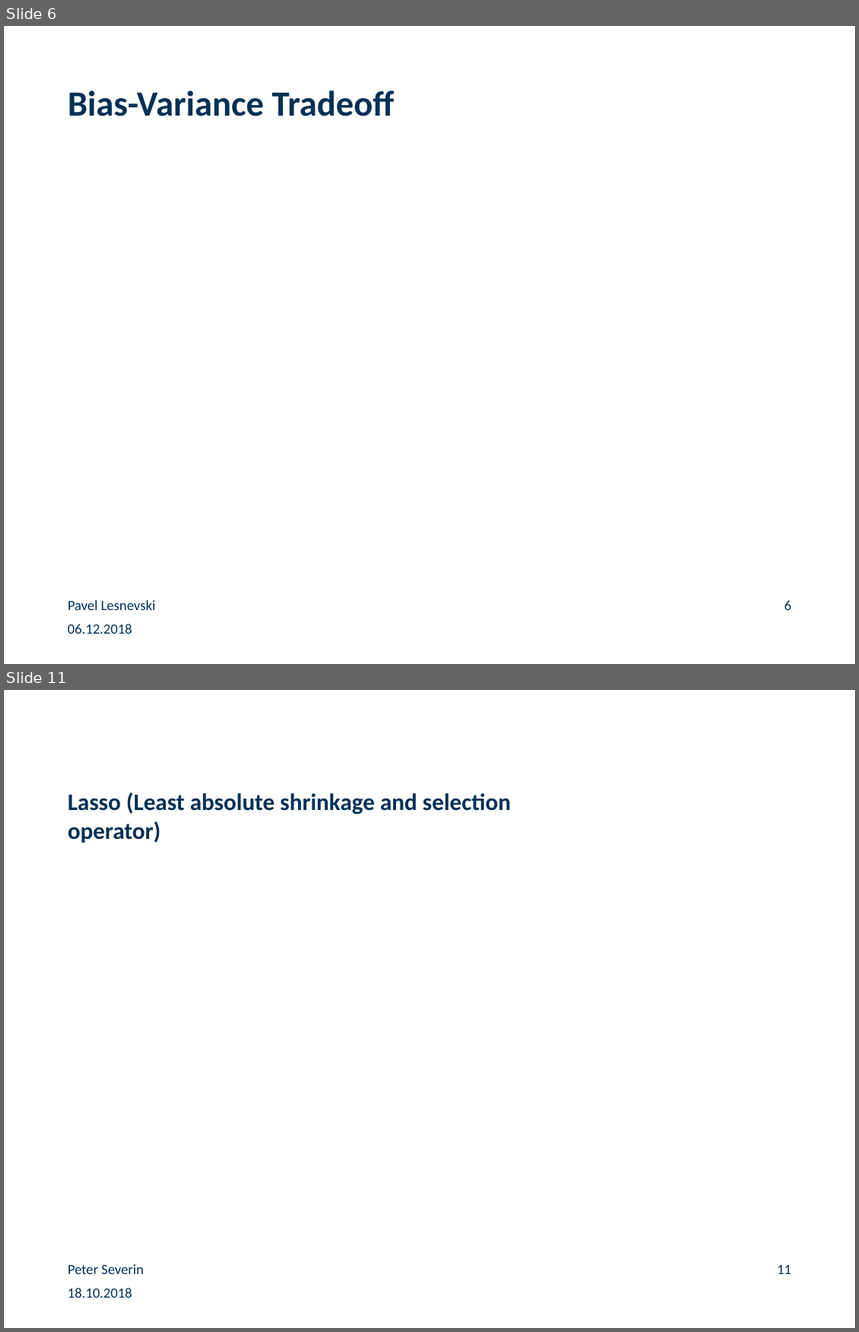
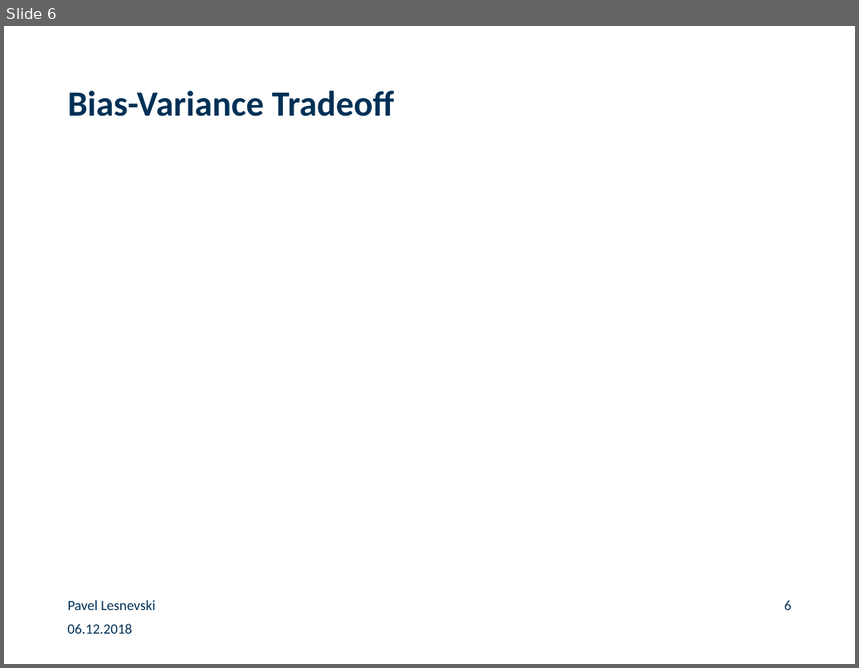
Before and after one commit to paveles/Machine_Learning_and_Equity_Index_Returns, a slide deck: _presentation/MachineLearning_StockMarketReturns.pptx. Shown one above the other, each under a label of ours: slides 6 and 11 before the commit, slide 6 after it; the slides between them are not shown. The pictures are 859x1332 and 859x668 pixels, drawn with LibreOffice and Linux fonts; fonts in the diff are those of the drawing; grey boxes stand for pictures; background and template pictures are left out. Boxes give left, top, right and bottom in pixels: in the first picture for what was removed or moved away, otherwise in the second. Text is boxed around its words. In the diff, an @@ line names an element or a change of style, - is before the commit and + after.

```diff
--- a/_presentation/MachineLearning_StockMarketReturns.pptx
+++ b/_presentation/MachineLearning_StockMarketReturns.pptx
@@ slide 11 removed at (x1=4, y1=690, x2=855, y2=1328), background #FFFFFF @@
@@ title removed at (x1=68, y1=793, x2=511, y2=843) @@
-Lasso (Least absolute shrinkage and selection operator)
@@ text removed at (x1=68, y1=1265, x2=144, y2=1274) @@
-Peter Severin
@@ page number removed at (x1=777, y1=1265, x2=791, y2=1274) @@
-11
@@ text removed at (x1=68, y1=1288, x2=132, y2=1298) @@
-18.10.2018
```
Also in this commit, not shown: 8 slides changed, 12 slides added, 3 other slides removed, 3 other files.
